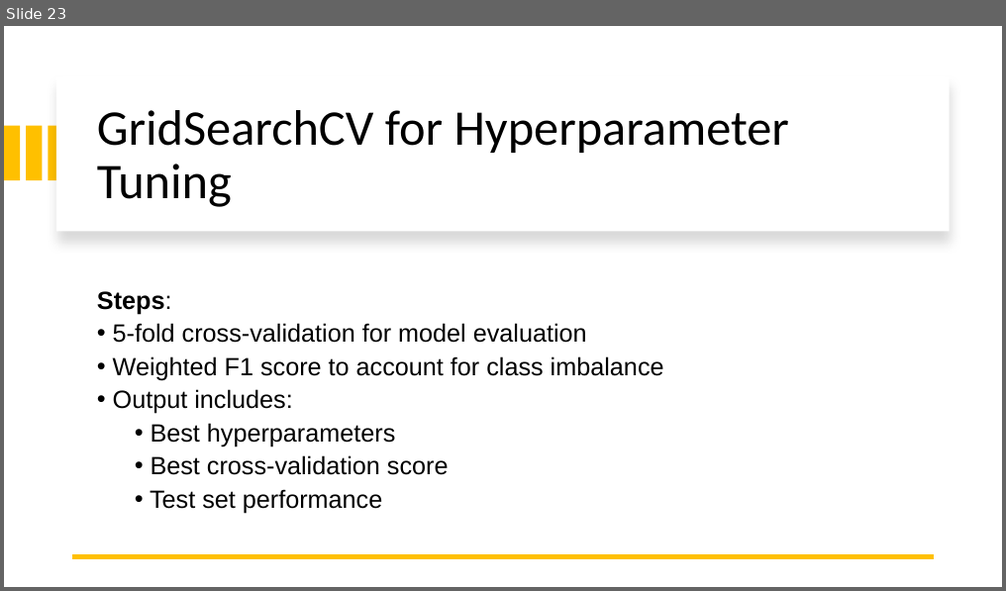
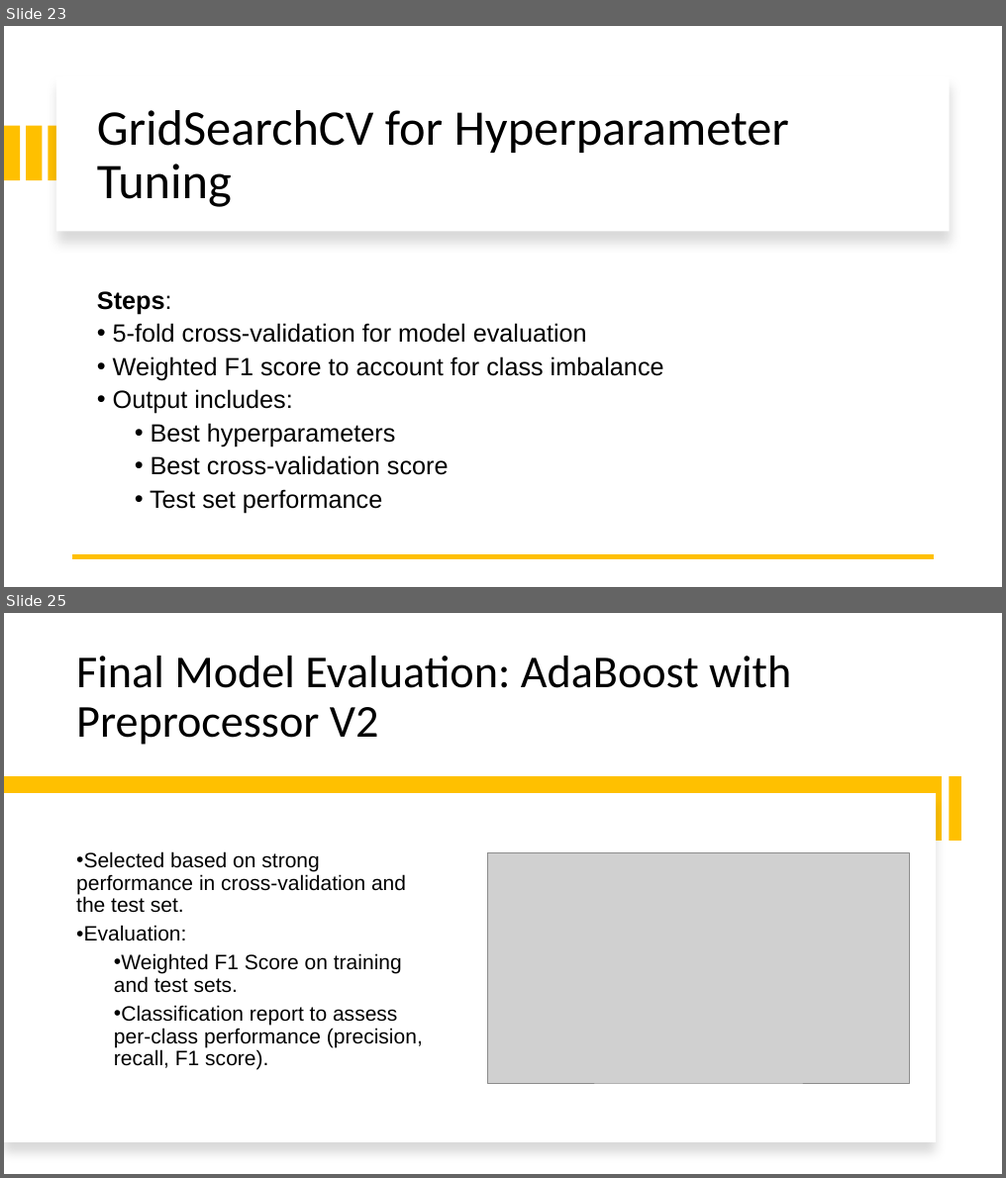
Before and after one commit to ileontios03/EPL448_Project, a slide deck: presentation.pptx. Shown one above the other, each under a label of ours: slide 23 before the commit, slides 23 and 25 after it; the slides between them are not shown. The pictures are 1006x591 and 1006x1178 pixels, drawn with LibreOffice and Linux fonts; fonts in the diff are those of the drawing; grey boxes stand for pictures. Boxes give left, top, right and bottom in pixels: in the first picture for what was removed or moved away, otherwise in the second. Text is boxed around its words. In the diff, an @@ line names an element or a change of style, - is before the commit and + after.

```diff
--- a/presentation.pptx
+++ b/presentation.pptx
@@ slide 25 added at (4,613,1002,1174), background #FFFFFF @@
@@ title added at (76,656,791,745), 44 pt, text #000000 @@
+Final Model Evaluation: AdaBoost with Preprocessor V2
@@ rectangle added at (4,777,943,841), fill #FFC000 @@
@@ rectangle added at (948,777,961,841), fill #FFC000 @@
@@ rectangle added at (4,793,936,1143), fill #FFFFFF @@
@@ text added at (76,852,423,1070), 20 pt, text #000000 @@
+• Selected based on strong performance in cross-validation and the test set.
+• Evaluation:
+  • Weighted F1 Score on training and test sets.
+  • Classification report to assess per-class performance (precision, recall, F1 score).
@@ picture added at (487,854,909,1083) @@
```
Also in this commit, not shown: 1 other slide added.
